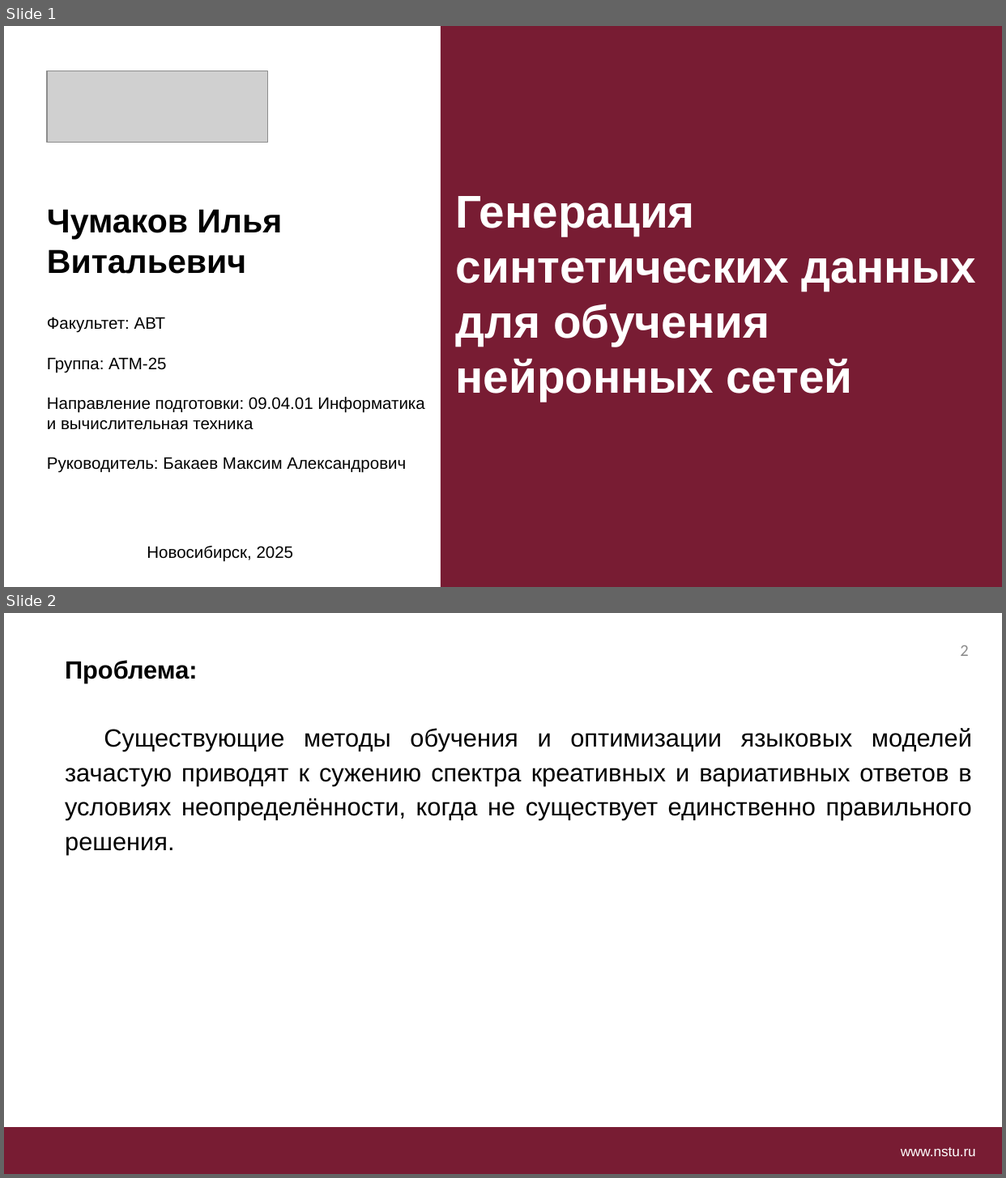
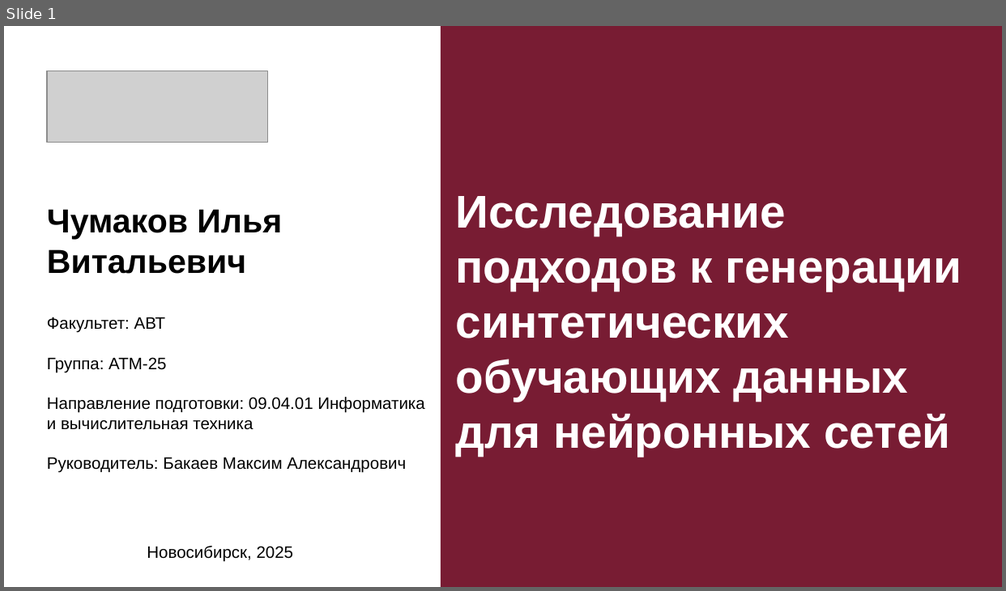
Before and after one commit to LimeShot/NSTU, a slide deck: SM/Чумаков (1).pptm. Shown one above the other, each under a label of ours: slides 1 and 2 before the commit, slide 1 after it. The pictures are 1006x1178 and 1006x591 pixels, drawn with LibreOffice and Linux fonts; fonts in the diff are those of the drawing; grey boxes stand for pictures; background and template pictures are left out. Boxes give left, top, right and bottom in pixels: in the first picture for what was removed or moved away, otherwise in the second. Text is boxed around its words. In the diff, an @@ line names an element or a change of style, - is before the commit and + after.

```diff
--- a/SM/Чумаков (1).pptm
+++ b/SM/Чумаков (1).pptm
@@ slide 2 removed at (4, 613, 1002, 1174), background #FFFFFF; not listed: 1 template element that a slide beside it also shows @@
@@ text removed at (65, 660, 198, 683) @@
-Проблема:
@@ text removed at (960, 645, 968, 656) @@
-2
@@ text removed at (65, 728, 972, 854) @@
-Существующие методы обучения и оптимизации языковых моделей зачастую приводят к сужению спектра креативных и вариативных ответов в условиях неопределённости, когда не существует единственно правильного решения.
@@ text removed at (901, 1148, 976, 1157) @@
-www.nstu.ru
@@ slide 1 changed as well @@
@@ text at (456, 196, 961, 456): text changed @@
-Генерация синтетических данных для обучения нейронных сетей
+Исследование подходов к генерации синтетических обучающих данных для нейронных сетей
```
Also in this commit, not shown: 3 other slides changed, 2 slides added, 3 other slides removed, 45 other files.
